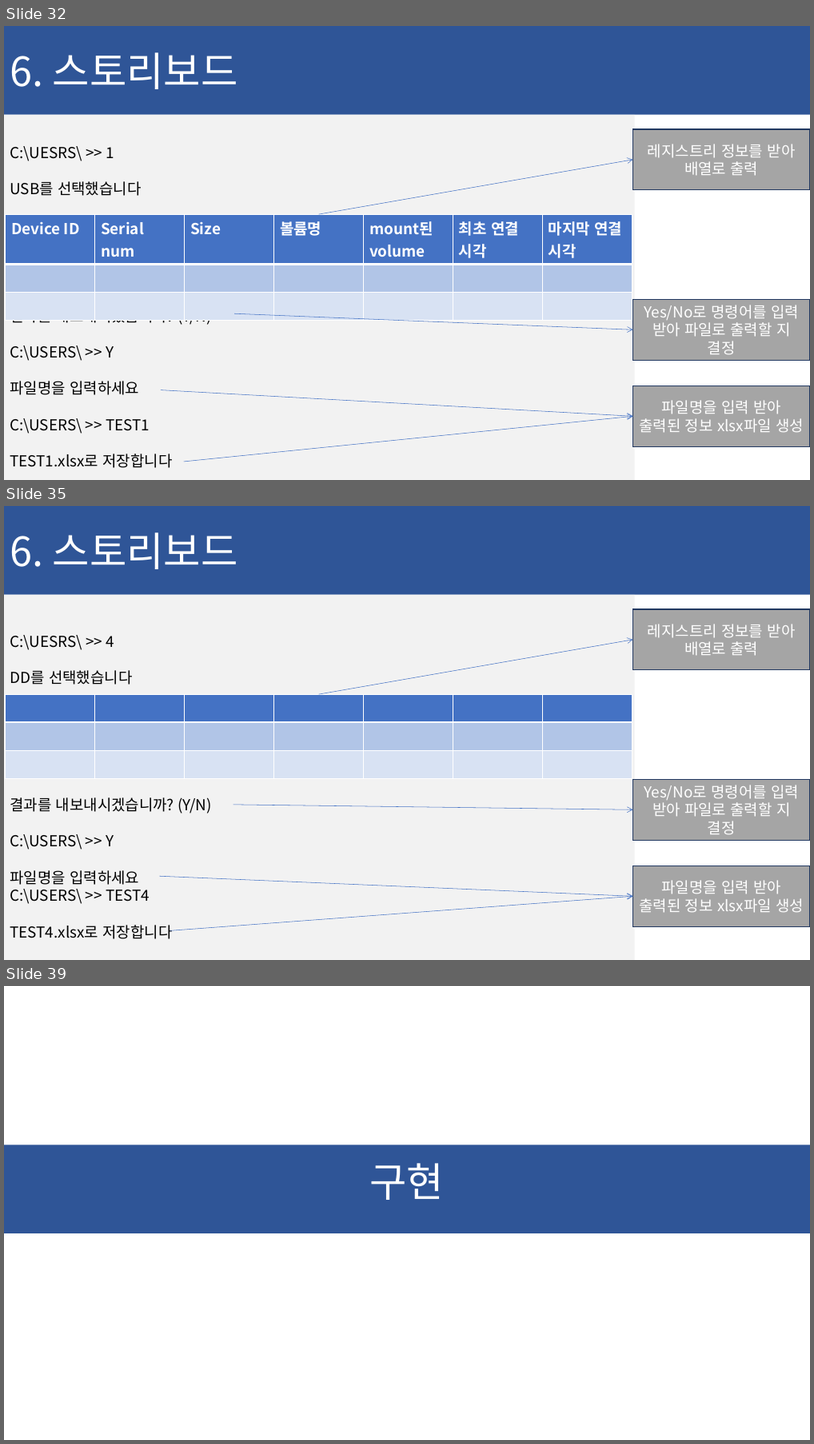
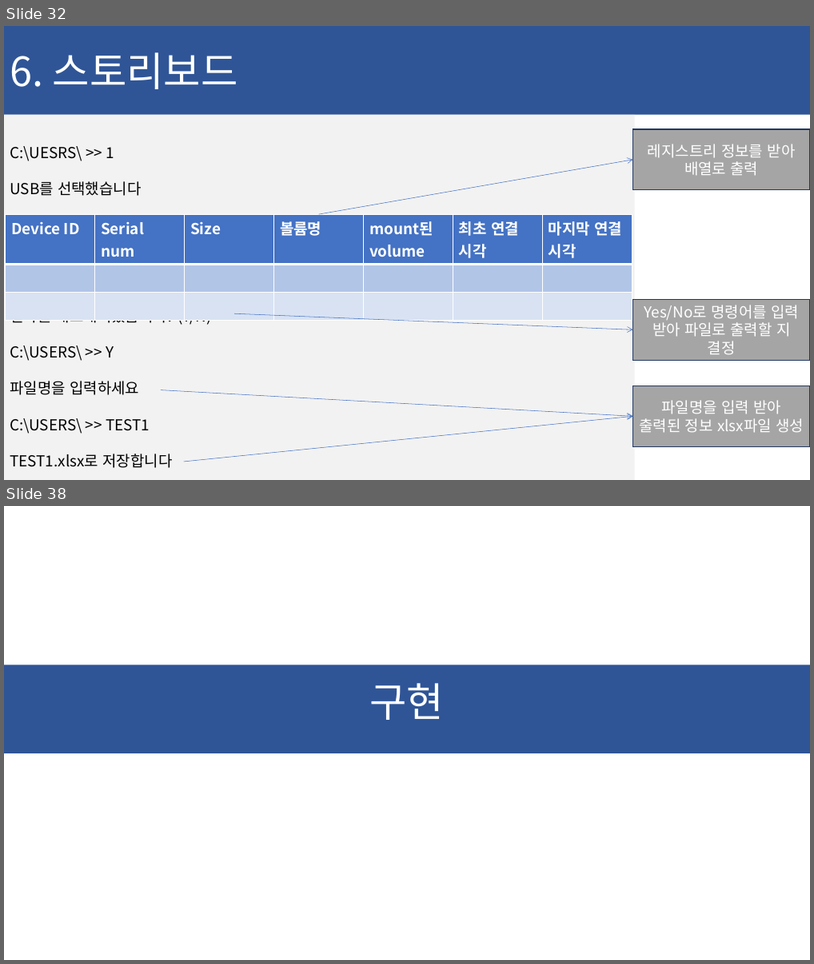
Before and after one commit to ChaeSung-Lee/DJ_InternShip, a slide deck: 2021_Summer/jp.hong/Project_BnD_jph.pptx. Shown one above the other, each under a label of ours: slides 32, 35 and 39 before the commit, slides 32 and 38 after it; the slides between them are not shown. The pictures are 814x1444 and 814x964 pixels, drawn with LibreOffice and Linux fonts; fonts in the diff are those of the drawing. Boxes give left, top, right and bottom in pixels: in the first picture for what was removed or moved away, otherwise in the second. Text is boxed around its words. In the diff, an @@ line names an element or a change of style, - is before the commit and + after.

```diff
--- a/2021_Summer/jp.hong/Project_BnD_jph.pptx
+++ b/2021_Summer/jp.hong/Project_BnD_jph.pptx
@@ slide 35 removed at box(4, 506, 810, 960), background #FFFFFF @@
@@ rectangle removed at box(4, 506, 810, 594) @@
-6. 스토리보드
@@ rectangle removed at box(4, 595, 635, 960) @@
-C:\UESRS\ >> 4
-DD를 선택했습니다
-결과를 내보내시겠습니까? (Y/N)
-C:\USERS\ >> Y
-파일명을 입력하세요
-C:\USERS\ >> TEST4
-TEST4.xlsx로 저장합니다
@@ rectangle removed at box(633, 609, 810, 670) @@
-레지스트리 정보를 받아 배열로 출력
@@ arrow removed from (319, 694) to (633, 640) @@
@@ table removed at box(6, 694, 632, 768), 3 rows, 7 columns @@
- |  |  |  |  |  | 
- |  |  |  |  |  | 
- |  |  |  |  |  | 
@@ rectangle removed at box(633, 780, 810, 840) @@
-Yes/No로 명령어를 입력 받아 파일로 출력할 지 결정
@@ arrow removed from (234, 804) to (633, 810) @@
@@ arrow removed from (159, 876) to (633, 896) @@
@@ rectangle removed at box(633, 866, 810, 927) @@
-파일명을 입력 받아 출력된 정보 xlsx파일 생성
@@ arrow removed from (170, 931) to (633, 896) @@
@@ what was slide 39 is now slide 38 @@
```
Also in this commit, not shown: 6 slides changed, 1 other file.
